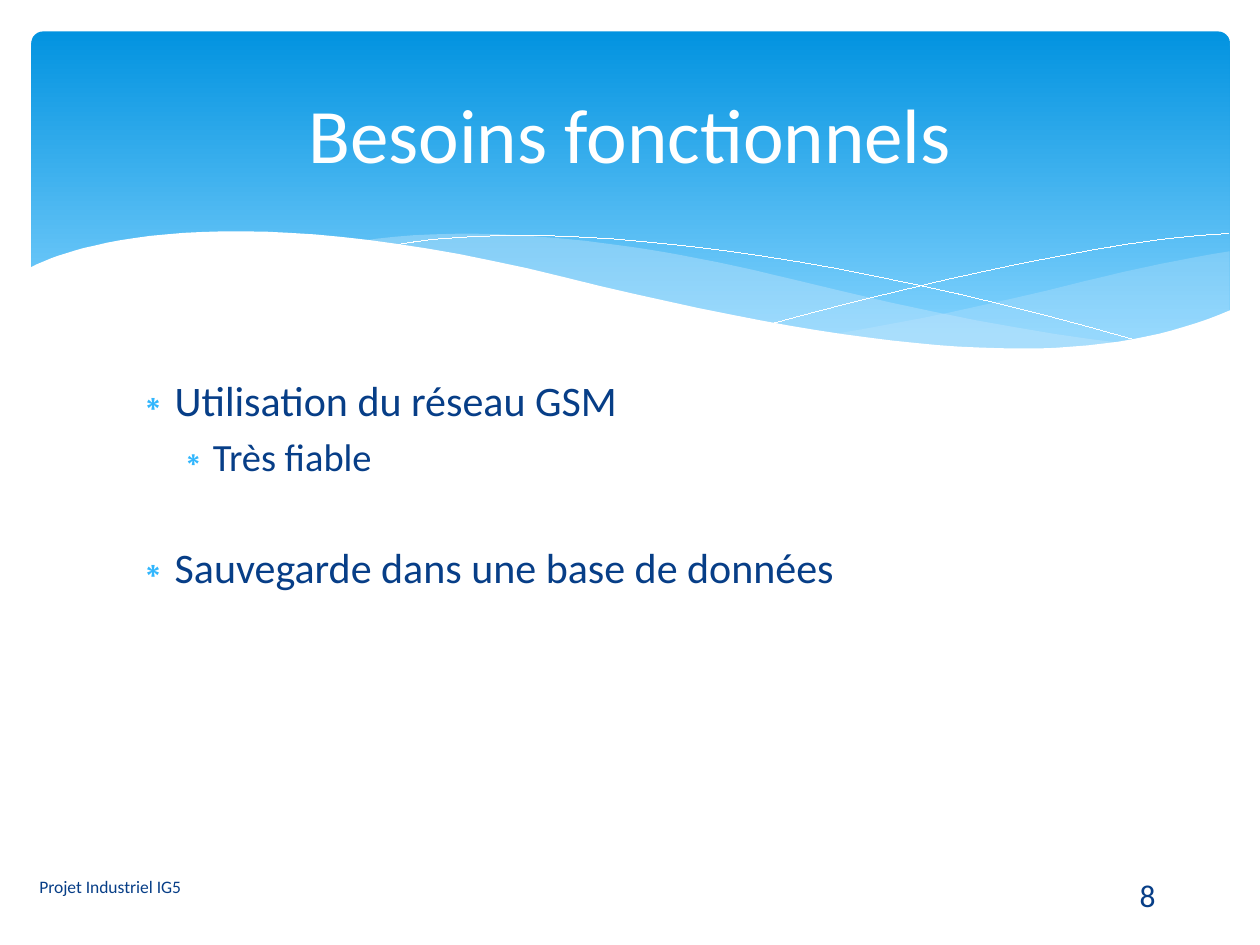
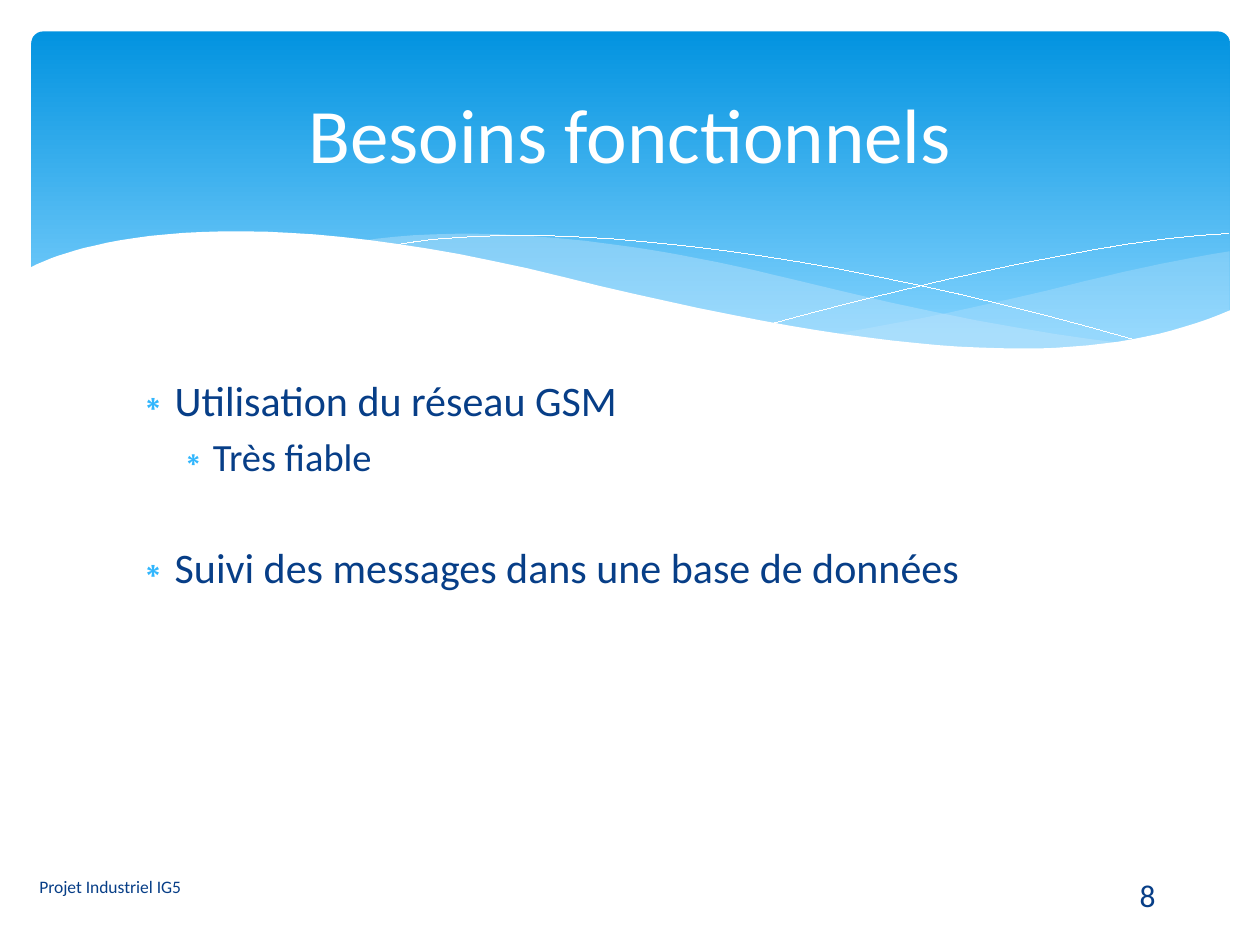
Before and after one commit to gyagapen/Synox, a slide deck: slide 8 of Docs/Powerpoint/Presentation_synox_v4.pptx. Drawn at 1260x945 pixels with LibreOffice and Linux fonts; fonts in the diff are those of the drawing. Boxes give left, top, right and bottom in pixels: in the first picture for what was removed or moved away, otherwise in the second. Text is boxed around its words. In the diff, an @@ line names an element or a change of style, - is before the commit and + after.

Commit message:
powerpoint

```diff
--- a/Docs/Powerpoint/Presentation_synox_v4.pptx
+++ b/Docs/Powerpoint/Presentation_synox_v4.pptx
@@ text at [175, 553, 959, 591]: text changed @@
-∗ Sauvegarde dans une base de données
+∗ Suivi des messages dans une base de données
```
Also in this commit, not shown: 1 other slide changed, 1 slide added, 3 other files.
